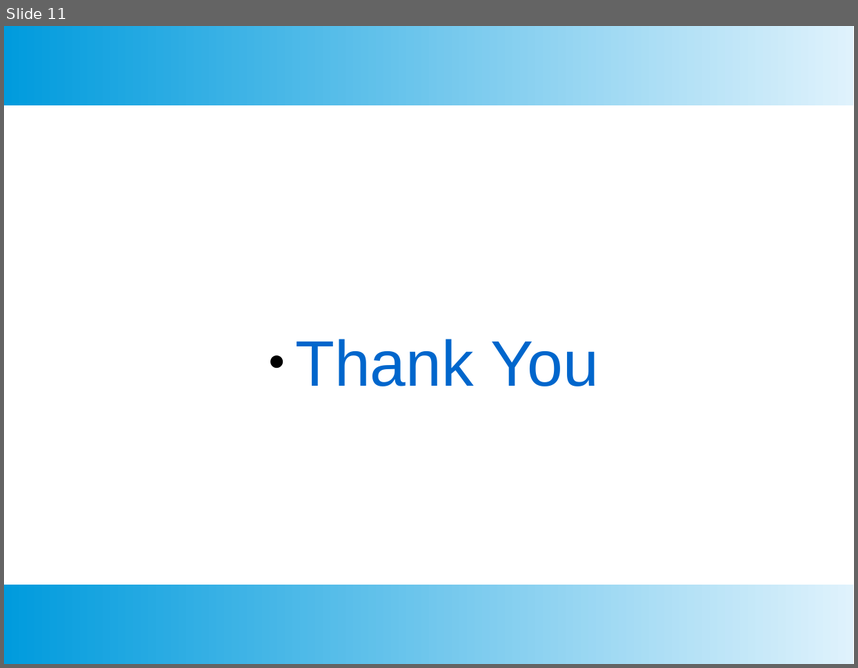
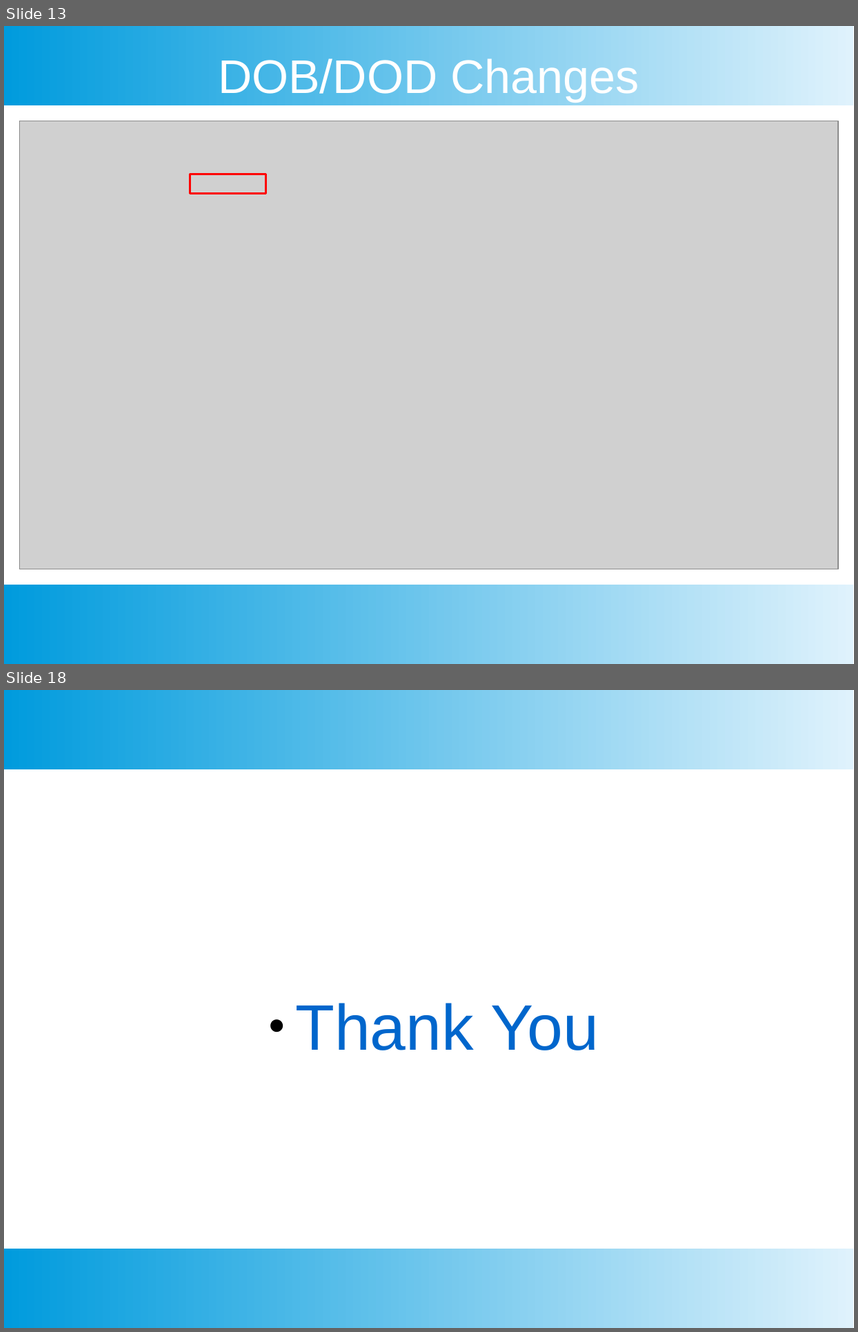
Before and after one commit to Dowens00/veteransmuseum, a slide deck: MiscFiles/Final Presentation V2.pptx. Shown one above the other, each under a label of ours: slide 11 before the commit, slides 13 and 18 after it; the slides between them are not shown. The pictures are 858x668 and 858x1332 pixels, drawn with LibreOffice and Linux fonts; fonts in the diff are those of the drawing; grey boxes stand for pictures. Boxes give left, top, right and bottom in pixels: in the first picture for what was removed or moved away, otherwise in the second. Text is boxed around its words. In the diff, an @@ line names an element or a change of style, - is before the commit and + after.

```diff
--- a/MiscFiles/Final Presentation V2.pptx
+++ b/MiscFiles/Final Presentation V2.pptx
@@ slide 13 added at box(4, 26, 854, 664), background #FFFFFF; not listed: 2 template elements that a slide beside it also shows @@
@@ title added at box(218, 58, 639, 102), 44 pt, text #FFFFFF @@
+DOB/DOD Changes
@@ picture added at box(19, 121, 838, 568) @@
@@ rectangle added at box(190, 174, 266, 194), outline #FF0000 2 pt @@
@@ what was slide 11 is now slide 18 @@
```
Also in this commit, not shown: 6 other slides added.
